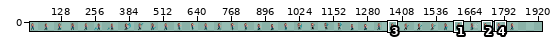
One commit to this sprite sheet: assets/characters/lilah.png. The first picture is a wide view before the edit; the outline marks the close-up.
Close-up. As it was:
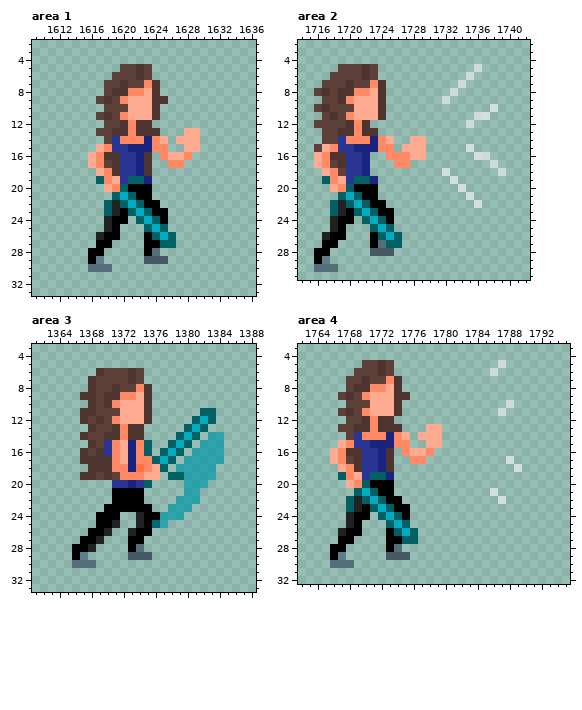
The file is 1850x34 pixels. Colours within 5 levels of each other are drawn and written as one. Shown: area 1: x 1609..1636, y 2..33; area 2: x 1714..1742, y 2..31; area 3: x 1361..1388, y 3..33; area 4: x 1762..1795, y 3..32. The old version is drawn lined up with the new one, on the new canvas. The wide view leaves out empty margins. The commit also changed other parts of the picture, which this record leaves out.
Once edited:
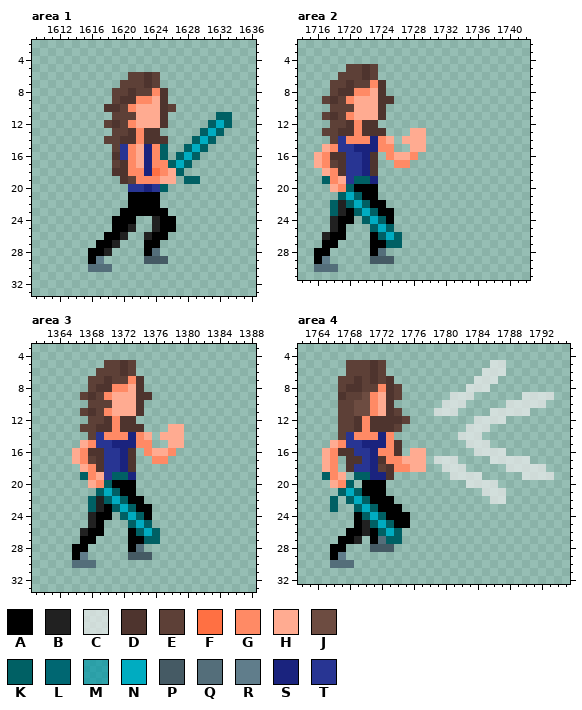
Palette (. is transparent): A #000000  B #212121  C #eeeeeeaf  D #4e342e  E #5d4037  F #ff7043  G #ff8a65  H #ffab91  J #6d4c41  K #006064  L #006772  M #0097a7af  N #00acc1  P #455a64  Q #546e7a  R #607d8b  S #1a237e  T #283593
From old to new:
canvas 1850x34 -> 1950x34
--- area 1
@@ x 1609..1636 @@
  4 ............................
- 5 ...........EEDE.............
- 6 ..........EEEDE.............
- 7 .........EEDEEGD............
- 8 .........EDDGGHD............
- 9 ........EDEGHHHDD...........
-10 .........EEEHHHD............
-11 ........EDEGHHHD............
-12 .........EEDGDD.............
-13 ........EEDDGDDD...HH.......
-14 .........ETGGGSGH.HHH.......
-15 ........HGTTSSSGG..HH.......
-16 .......HGDDTTSD.GHHG........
-17 .......HGEDTTSD..GG.........
-18 ........HGDTTSD.............
-19 ........KGHTKKS.............
-20 .........HGKAAA.............
-21 ..........KNKAA.............
-22 .........KBKNKAA............
-23 .........KBAKNKAA...........
-24 .........BAA.KNKA...........
-25 .........BA...KNK...........
-26 ........BAA...AKNK..........
-27 ........AA....AAKK..........
-28 .......AA.....AQ............
+ 5 ............................
+ 6 ............EEDE............
+ 7 ...........EEEDE............
+ 8 ..........EEDEEGD...........
+ 9 ..........EDDGGHD...........
+10 .........DDEGHHHDE..........
+11 ..........EEEHHHD......KK...
+12 .........EDEGHHHD.....KNK...
+13 ..........EEDGDD.....KNK....
+14 .........EEDDGDDD...KNK.....
+15 ..........ETGHSGK..KNK......
+16 ..........DTGHSGK.KNK.......
+17 ..........EDGHSGGKNK........
+18 ..........DDGGSFGHK.........
+19 ...........DEGGGHH.KK.......
+20 ............TTSTK...........
+21 ............AAAA............
+22 ............AAAA............
+23 ...........AAAAAA...........
+24 ..........AAA..BAA..........
+25 ..........AAB..BAA..........
+26 .........AAB..BAA...........
+27 ........AAB...AA............
+28 .......AAB....AQ............
 29 .......AR.....PPP...........
--- area 2
@@ x 1714..1742 @@
  4 .............................
- 5 .....EEEDE............C......
- 6 ....EEEEDE...........C.......
- 7 ...EEEDEEGD.........C........
- 8 ..EDEDDGGHD........C.........
- 9 ...EEDGHHHD.......C..........
-10 ..EDEEEHHHD.............C....
-11 ...EDEGHHHD...........CC.....
-12 ..EEEEDGD............C.......
-13 ...EEDDGDD...................
-14 ...EETGGGSGH..HH.............
-15 ..EHGTTSSSGG.HHH.....C.......
-16 ..HGDDTTS..GGGHH......CC.....
-17 ..HGEDTTS...GG..........C....
-18 ...HGETTS.........C......C...
-19 ...KGHTKKS.........C.........
-20 ....HGKAAA..........C........
-21 .....KNKAA...........C.......
-22 ....KBKNKAA...........C......
+ 5 ......EEDE...................
+ 6 .....EEEDE...................
+ 7 ....EEDEEGD..................
+ 8 ....EDDGGHD..................
+ 9 ...EDEGHHHDD.................
+10 ....EEEHHHD..................
+11 ...EDEGHHHD..................
+12 ....EEDGDD...................
+13 ...EEDDGDDD...HH.............
+14 ....ETGGGSGH.HHH.............
+15 ...HGTTSSSGG..HH.............
+16 ..HGDDTTSD.GHHG..............
+17 ..HGEDTTSD..GG...............
+18 ...HGDTTSD...................
+19 ...KGHTKKS...................
+20 ....HGKAAA...................
+21 .....KNKAA...................
+22 ....KBKNKAA..................
 23 ....KBAKNKAA.................
@@ x 1721..1727 @@
 26 ..AKNK.
-27 ..AQKK.
-28 ..PPP..
-29 .......
+27 ..AAKK.
+28 ..AQ...
+29 ..PPP..
 30 .......
--- area 3
@@ x 1361..1388 @@
  4 ............................
- 5 ............................
- 6 ........DEEEDE..............
- 7 .......DEEEEDE..............
- 8 .......DEEDEEGD.............
- 9 ......DDEDDGGHD.............
-10 .......DEDGHHHD.............
-11 ......DDEEEHHHD......KK.....
-12 ......DEDEGHHHD.....KNK.....
-13 .......DEEDGDD.....KNK......
-14 ......DEEDDGDD....KNK.MM....
-15 .......DETGHSGK..KNK.MMM....
-16 ......DEDTGHSGK.KNK.MMMM....
-17 ......DDDDGHSGGKNK.MMMMM....
-18 .......DDDGGSFGHK.MMMMM.....
-19 ......DDEDEGGGHH.KKMMMM.....
-20 ..........TTSTK....MMM......
-21 ..........AAAA.....MM.......
-22 ..........AAAA....MMM.......
-23 .........AAAAAA..MMM........
-24 ........AAA..BAAMMM.........
-25 ........AAB..BALM...........
-26 .......AAB..BAA.............
-27 ......AAB...AA..............
-28 .....AAB....AQ..............
+ 5 .........EEDE...............
+ 6 ........EEEDE...............
+ 7 .......EEDEEGD..............
+ 8 .......EDDGGHD..............
+ 9 ......EDEGHHHDD.............
+10 .......EEEHHHD..............
+11 ......EDEGHHHD..............
+12 .......EEDGDD...............
+13 ......EEDDGDDD...HH.........
+14 .......ETGGGSGH.HHH.........
+15 ......HGTTSSSGG..HH.........
+16 .....HGDDTTSD.GHHG..........
+17 .....HGEDTTSD..GG...........
+18 ......HGDTTSD...............
+19 ......KGHTKKS...............
+20 .......HGKAAA...............
+21 ........KNKAA...............
+22 .......KBKNKAA..............
+23 .......KBAKNKAA.............
+24 .......BAA.KNKA.............
+25 .......BA...KNK.............
+26 ......BAA...AKNK............
+27 ......AA....AAKK............
+28 .....AA.....AQ..............
 29 .....AR.....PPP.............
--- area 4
@@ x 1762..1795 @@
  4 ..................................
- 5 ........EEDE.............C........
- 6 .......EEEDE............C.........
- 7 ......EEDEEGD.....................
- 8 ......EDDGGHD.....................
- 9 .....EDEGHHHDD....................
-10 ......EEEHHHD.............C.......
-11 .....EDEGHHHD............C........
-12 ......EEDGDD......................
-13 .....EEDDGDDD...HH................
-14 ......ETGGGSGH.HHH................
-15 .....HGTTSSSGG..HH................
-16 ....HGDDTTSD.GHHG.................
-17 ....HGEDTTSD..GG..........C.......
-18 .....HGDTTSD...............C......
-19 .....KGHTKKS......................
-20 ......HGKAAA......................
-21 .......KNKAA............C.........
-22 ......KBKNKAA............C........
-23 ......KBAKNKAA....................
-24 ......BAA.KNKA....................
-25 ......BA...KNK....................
-26 .....BAA...AKNK...................
-27 .....AA....AAKK...................
-28 ....AA.....AQ.....................
-29 ....AR.....PPP....................
+ 5 ......EEEDE.............CC........
+ 6 ......EEEDE............CCC........
+ 7 .....EEDEDED..........CCC.........
+ 8 .....EDDEEGDE........CCC..........
+ 9 .....DEEJGHDE......CCC......CCCC..
+10 .....EEJJGHD......CCC.....CCCCC...
+11 .....EEJJGHDE....CCC....CCCCC.....
+12 .....EEDGDDDDE........CCCC........
+13 .....EEDGDDDE........CCC..........
+14 .....ETGGGSG........CCC...........
+15 ....HGTTSSSGD........CCC..........
+16 ...HGDDTTSGGD.HH......CCCC........
+17 ...HG.DDTSDGGHHH.CCC....CCCCC.....
+18 ...HG.DTTSEDGGHH..CCC.....CCCCC...
+19 ...KGH.KKSSD.......CCCC.....CCCC..
+20 ....HGK.AAA..........CCCC.........
+21 .....KNKAAA............CCC........
+22 ....K.KNKAAA............CC........
+23 ....K..KNKAAA.....................
+24 .......AKNKAAA....................
+25 .......ABKNKAA....................
+26 ......AABAKNK.....................
+27 .....AAB.AQKK.....................
+28 ....AA...PPP......................
+29 ....AR............................
 30 ....QQQ...........................
